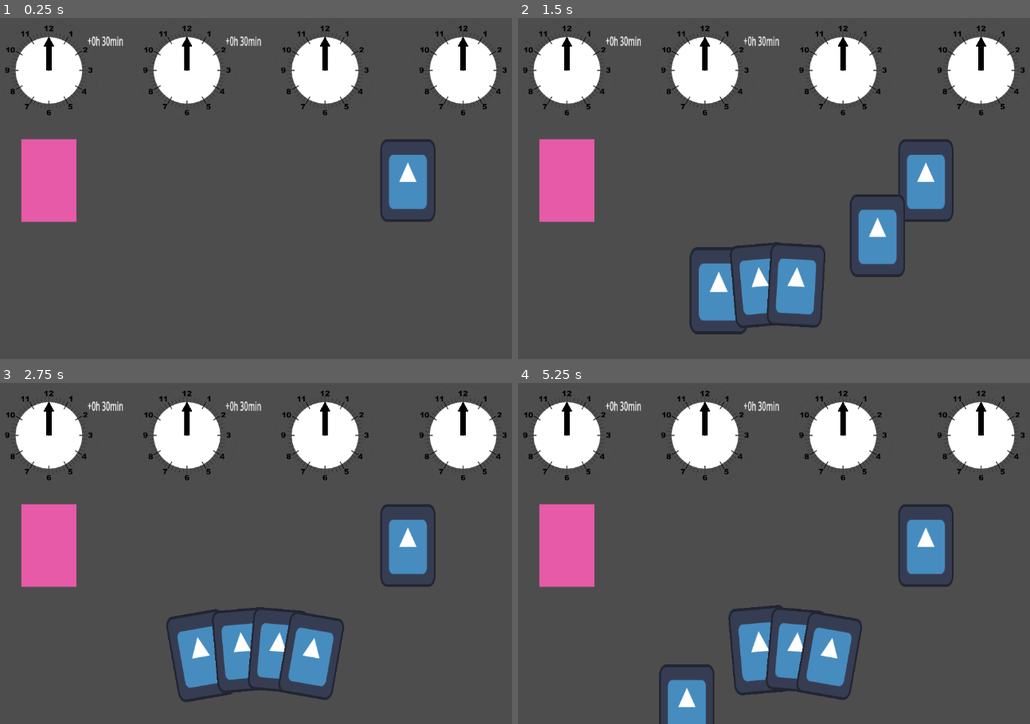
Above: before the commit, frames 1-4 (two rows, left to right).
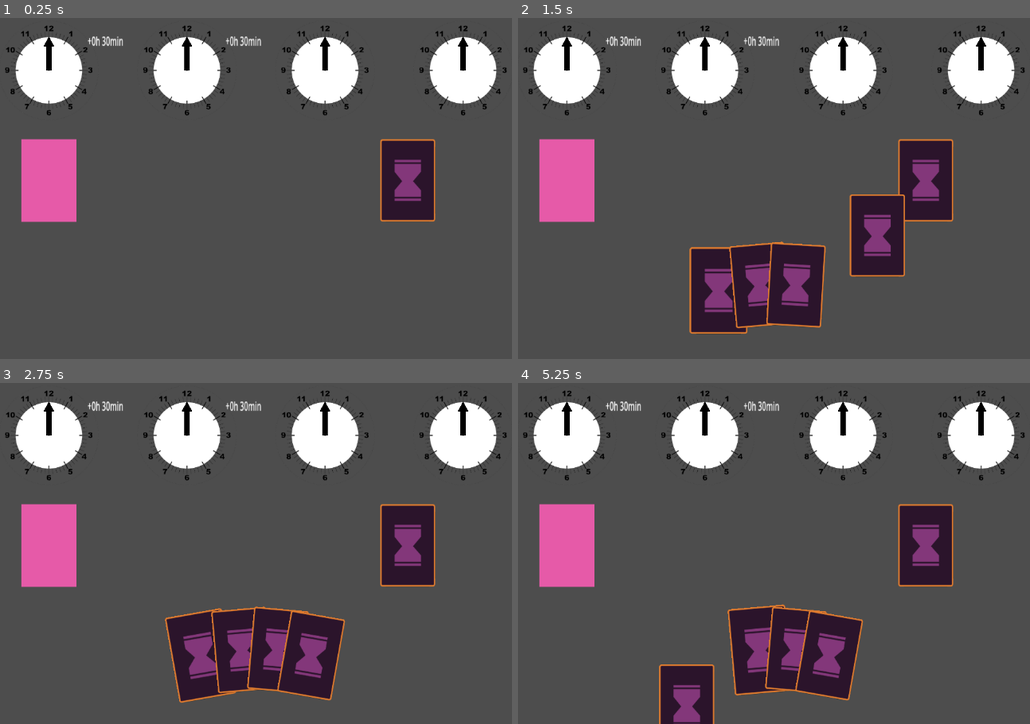
Above: after the commit, the same moments.

Repository: jaoc1811/card-game-jam
Game: Godot game, scene res://scenes/game.tscn
Two runs of this game, one before a commit and one after it. Both use one fixed random seed, a clock stepped at 60 frames per second and the inputs below. This scene is started directly instead of the project's main scene. The engine's default icon, where the game draws it, is replaced by a stand-in: a white triangle on a blue panel in a dark square.
Inputs (mouse positions are in pixels of both pictures, inside the frame that each line leads up to):
- Up to frame 1 (0.25 s): no input
- Up to frame 2 (1.5 s): click (927, 181) at 0.52 s; click (717, 290) at 1.27 s
- Up to frame 3 (2.75 s): click (199, 655) at 2.02 s
- Up to frame 4 (5.25 s): tap Enter at 2.75, 4.25 s; move the mouse to (912, 526) at 2.77 s; tap F every 0.75 s from 2.85 to 5.1 s; tap Space at 3.5, 5 s; move the mouse to (646, 563) at 3.52 s; move the mouse to (835, 468) at 4.27 s; move the mouse to (743, 618) at 5.02 s

The runs differ from the first frame. In frame 1, 2.6% of the frame differs, in the area x 74-86%, y 35-60%; in frame 2, 12%, in the area x 33-86%, y 35-93%; in frame 3, 11%; in frame 4, 11%.

Commit message:
feat: add card sprites and change card backs

Diff:
--- a/scenes/card.tscn
+++ b/scenes/card.tscn
@@ -1,7 +1,7 @@
 [gd_scene load_steps=4 format=3 uid="uid://b4fxyppywr8fx"]
 
 [ext_resource type="Script" path="res://scripts/card.gd" id="1_5jjbx"]
-[ext_resource type="Texture2D" uid="uid://di5i1atheyh6v" path="res://icon.svg" id="2_2vtp4"]
+[ext_resource type="Texture2D" uid="uid://bq86ja46lpgjs" path="res://sprites/cards/back.png" id="2_5vtko"]
 
 [sub_resource type="RectangleShape2D" id="RectangleShape2D_7yods"]
 size = Vector2(20, 30)
@@ -28,9 +28,10 @@
 color = Color(0, 0, 0, 0.309804)
 polygon = PackedVector2Array(-9, -14, -10, -12.0181, -10, 11.8036, -9, 14, -7.77821, 15, 7.64823, 15, 9, 14, 10, 11.7151, 10, -12.0181, 9, -14, 7.93043, -15, -8, -15)
 
-[node name="Sprite2D" type="Sprite2D" parent="."]
-scale = Vector2(0.15625, 0.234375)
-texture = ExtResource("2_2vtp4")
+[node name="Card back" type="Sprite2D" parent="."]
+position = Vector2(-2.85251e-07, -2.38419e-07)
+scale = Vector2(0.142857, 0.153061)
+texture = ExtResource("2_5vtko")
 
 [node name="Area2D" type="Area2D" parent="."]
 
--- a/scenes/game.tscn
+++ b/scenes/game.tscn
@@ -1,8 +1,9 @@
-[gd_scene load_steps=8 format=3 uid="uid://ds26kfofiymge"]
+[gd_scene load_steps=9 format=3 uid="uid://ds26kfofiymge"]
 
 [ext_resource type="PackedScene" uid="uid://dqr0duh0wktdr" path="res://scenes/deck.tscn" id="1_3dq6o"]
 [ext_resource type="Script" path="res://scripts/game_manager.gd" id="1_a25bm"]
 [ext_resource type="Script" path="res://scripts/hand.gd" id="2_s7kpw"]
+[ext_resource type="PackedScene" uid="uid://b4fxyppywr8fx" path="res://scenes/card.tscn" id="3_dlhyx"]
 [ext_resource type="AudioStream" uid="uid://dm4bwtlk67qsb" path="res://sounds/deal_card.wav" id="3_s3hhl"]
 [ext_resource type="Script" path="res://scripts/player.gd" id="4_oiryx"]
 [ext_resource type="Texture2D" uid="uid://di5i1atheyh6v" path="res://icon.svg" id="4_x3qqv"]
@@ -73,7 +74,11 @@
 [node name="Deck" type="Node2D" parent="."]
 position = Vector2(55, 0)
 
+[node name="Card" parent="Deck" instance=ExtResource("3_dlhyx")]
+z_index = -1
+
 [node name="Sprite2D" type="Sprite2D" parent="Deck"]
+visible = false
 scale = Vector2(0.15625, 0.234375)
 texture = ExtResource("4_x3qqv")
 
Binary file added: sprites/cards/back.png
Not shown, added: sprites/cards/back.png.import
Binary file added: sprites/cards/template.png
Not shown, added: sprites/cards/template.png.import
